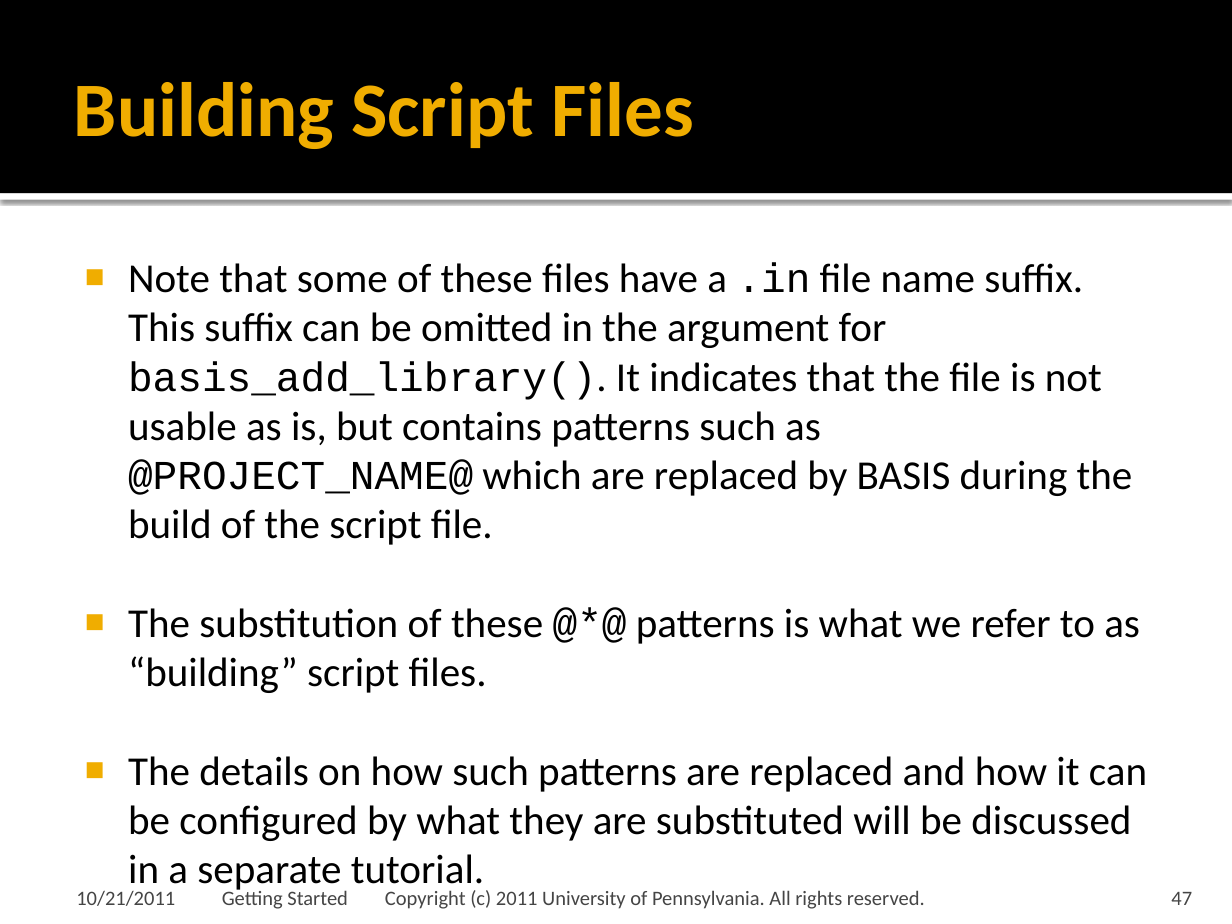
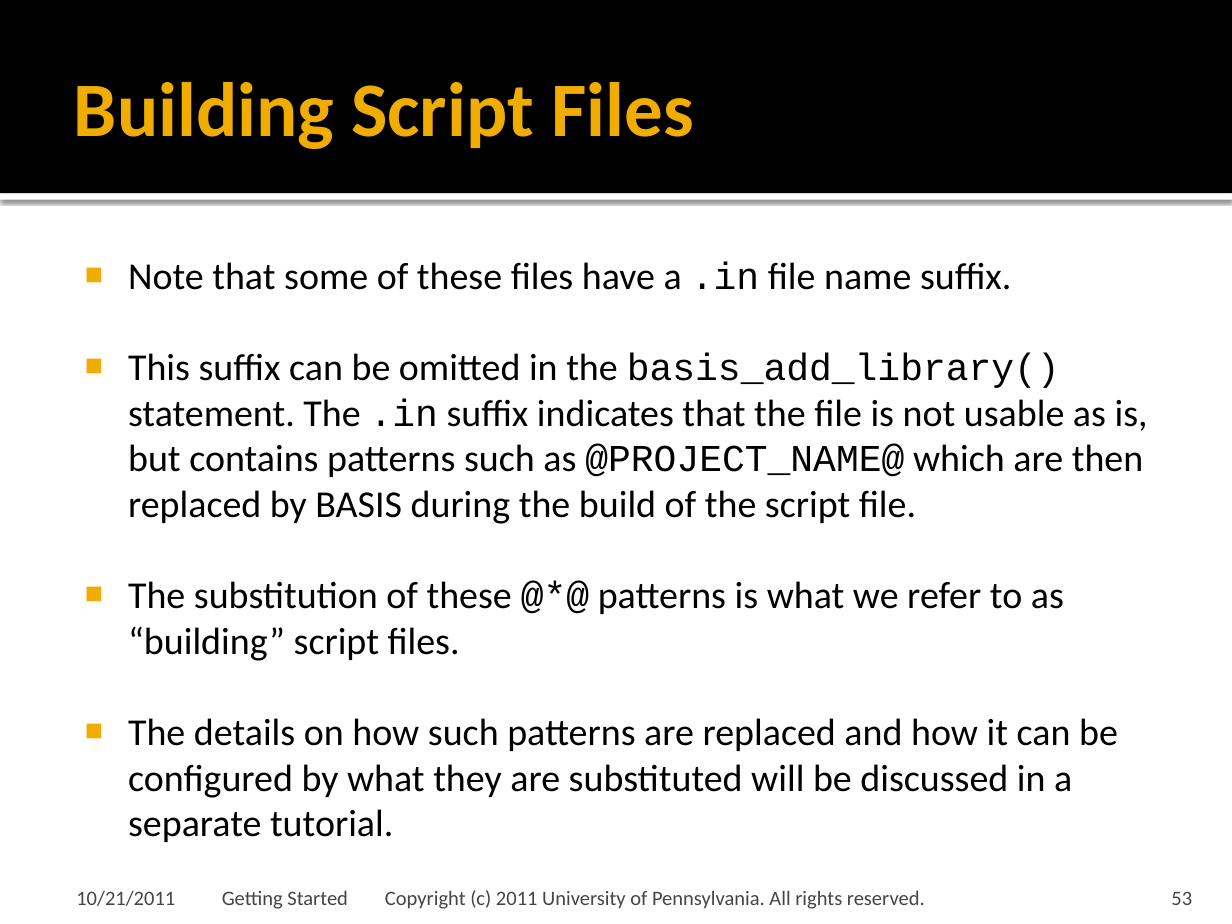
Before and after one commit to cmake-basis/legacy, a slide deck: slide 53 of doc/tutorials/02 Getting Started.pptx (slide 47 before the commit). Drawn at 1232x924 pixels with LibreOffice and Linux fonts; fonts in the diff are those of the drawing; background and template pictures are left out. Boxes give left, top, right and bottom in pixels: in the first picture for what was removed or moved away, otherwise in the second. Text is boxed around its words. In the diff, an @@ line names an element or a change of style, - is before the commit and + after.

Commit message:
Modified and extended Getting Started tutorial.

```diff
--- a/doc/tutorials/02 Getting Started.pptx
+++ b/doc/tutorials/02 Getting Started.pptx
@@ text at <box>128,262,1148,524</box>: text changed; size 24 to 22.2 pt @@
-■ Note that some of these files have a .in file name suffix. This suffix can be omitted in the argument for basis_add_library(). It indicates that the file is not usable as is, but contains patterns such as @PROJECT_NAME@ which are replaced by BASIS during the build of the script file.
+■ Note that some of these files have a .in file name suffix.
+■ This suffix can be omitted in the basis_add_library() statement. The .in suffix indicates that the file is not usable as is, but contains patterns such as @PROJECT_NAME@ which are then replaced by BASIS during the build of the script file.
@@ text at <box>128,581,1118,842</box>: size 24 to 22.2 pt in "The substitution of these @*@ patterns is ...", "The details on how such patterns are ..." @@
@@ page number at <box>1171,891,1192,905</box>: text changed @@
-47
+53
```
Also in this commit, not shown: 15 other slides changed, 7 slides added.
